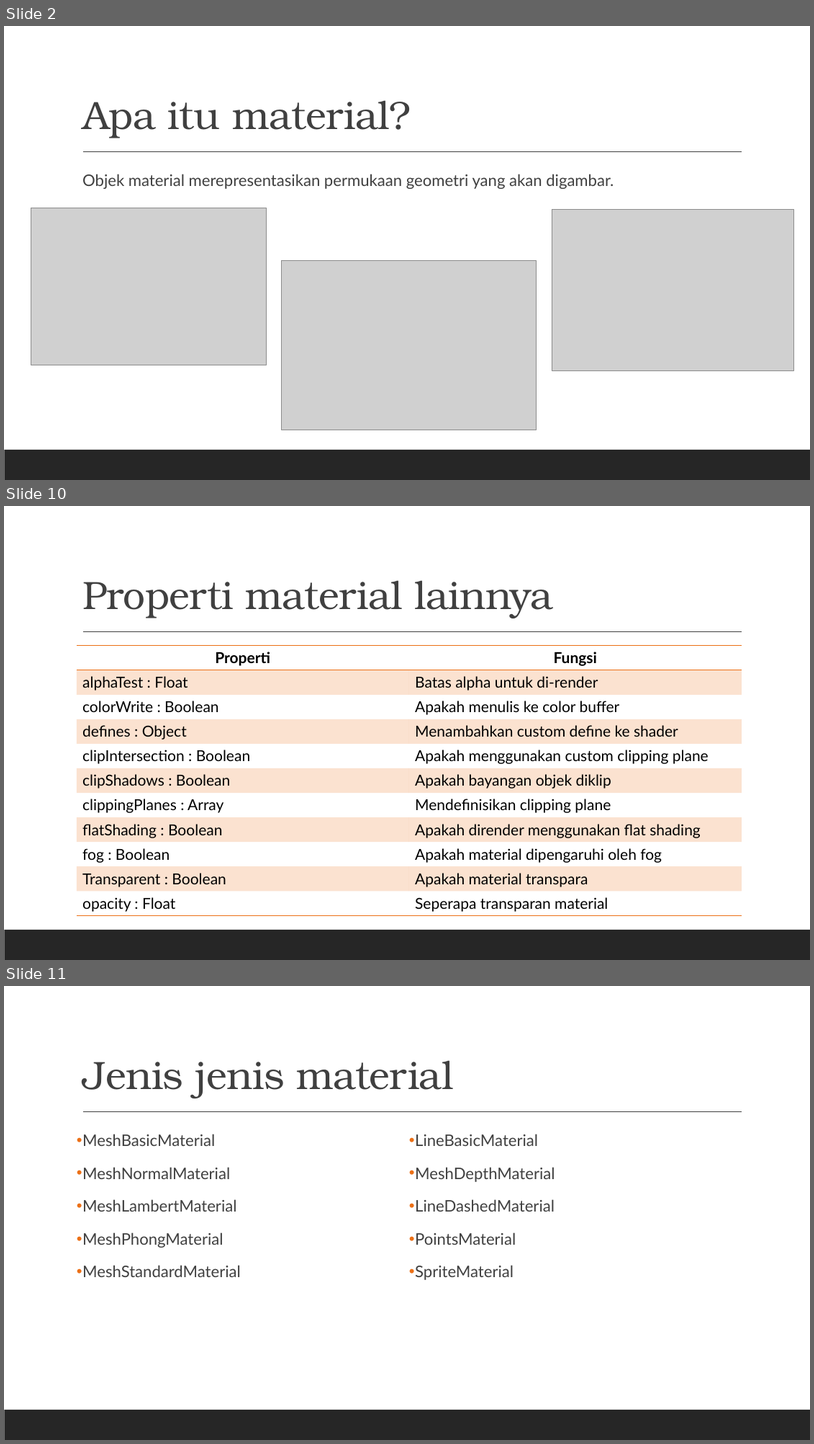
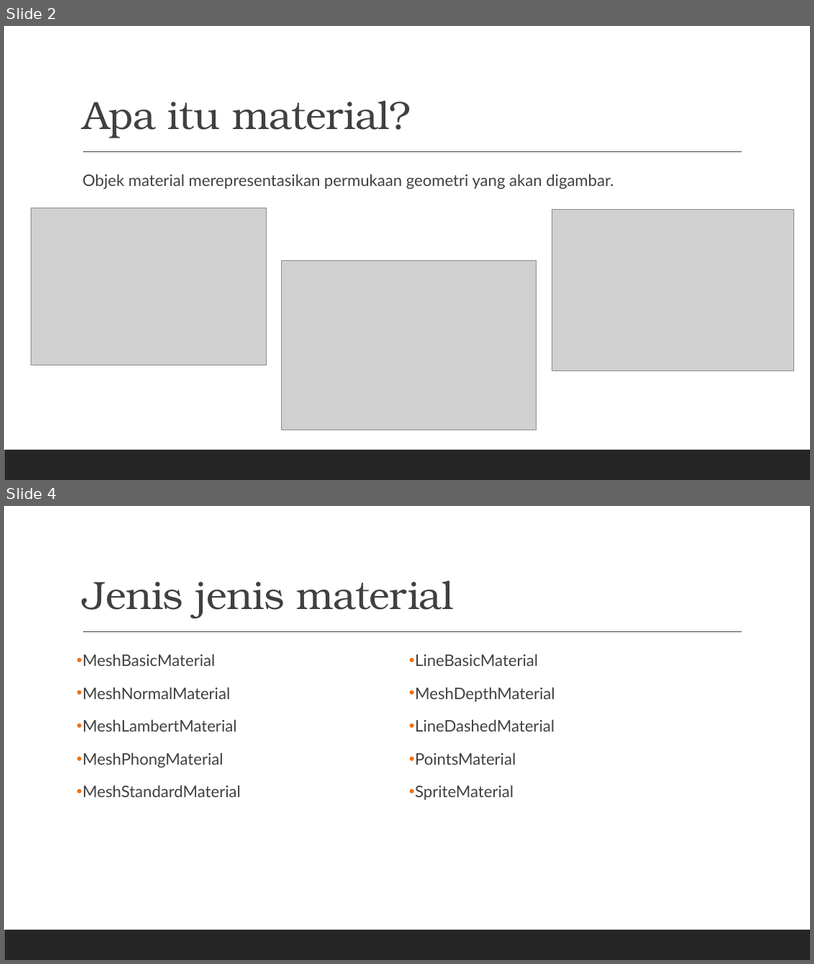
Before and after one commit to grafkom-2020/presentasi-threejs-grafkom-gang, a slide deck: documents/MATERIAL.pptx. Shown one above the other, each under a label of ours: slides 2, 10 and 11 before the commit, slides 2 and 4 after it; the slides between them are not shown. The pictures are 814x1444 and 814x964 pixels, drawn with LibreOffice and Linux fonts; fonts in the diff are those of the drawing; grey boxes stand for pictures. Boxes give left, top, right and bottom in pixels: in the first picture for what was removed or moved away, otherwise in the second. Text is boxed around its words. In the diff, an @@ line names an element or a change of style, - is before the commit and + after.

```diff
--- a/documents/MATERIAL.pptx
+++ b/documents/MATERIAL.pptx
@@ slide 10 removed at [4,506,810,960], background #FFFFFF; not listed: 2 template elements that a slide beside it also shows @@
@@ title removed at [82,580,553,618] @@
-Properti material lainnya
@@ table removed at [77,646,742,916], 11 rows, 2 columns @@
-Properti | Fungsi
-alphaTest : Float | Batas alpha untuk di-render
-colorWrite : Boolean | Apakah menulis ke color buffer
-defines : Object | Menambahkan custom define ke shader
-clipIntersection : Boolean | Apakah menggunakan custom clipping plane
-clipShadows : Boolean | Apakah bayangan objek diklip
-clippingPlanes : Array | Mendefinisikan clipping plane
-flatShading : Boolean | Apakah dirender menggunakan flat shading
-fog : Boolean | Apakah material dipengaruhi oleh fog
-Transparent : Boolean | Apakah material transpara
-opacity : Float | Seperapa transparan material
@@ what was slide 11 is now slide 4 @@
```
Also in this commit, not shown: 1 slide added, 7 other slides removed.
